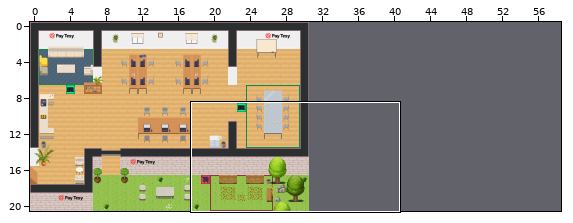
Two states of a Tiled map (JSON), map.tmj. The picture above shows the old version from afar; the outline marks the close-up.
Close-up. First the earlier version:
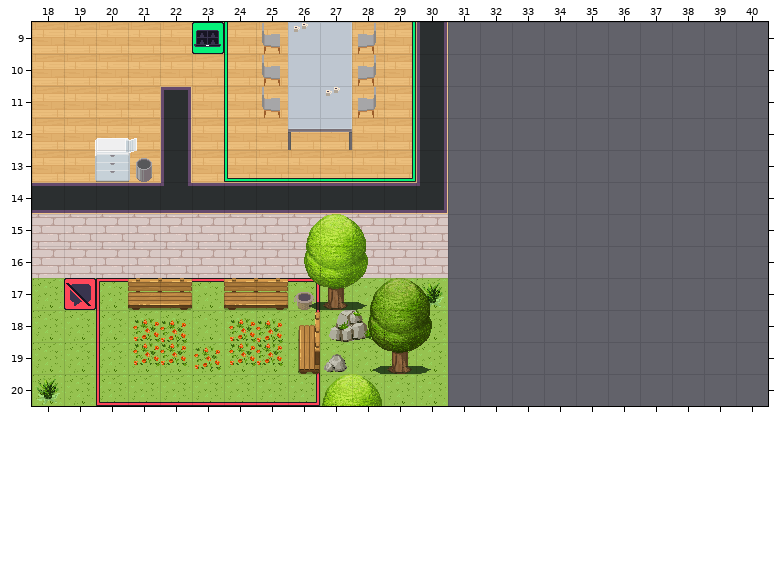
Cells are 32x32 px. Shown: x 18..40, y 9..20. The commit also changed other parts of the map, which this record leaves out. The old version is drawn lined up with the new one.
The same view after the edit:
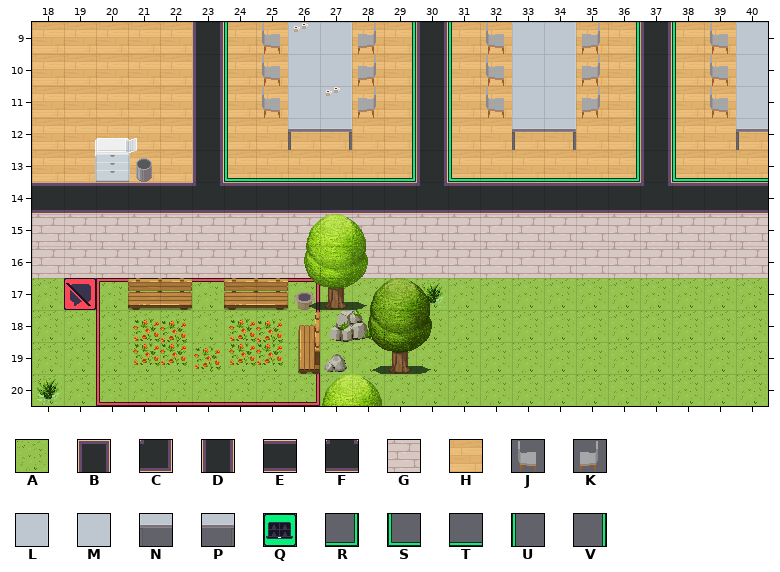
Key: from "WA_Exterior": A 628; from "WA_Room_Builder": B 31, C 54, D 102, E 104, F 110, G 310, H 350; from "WA_Seats": J 119, K 120; from "WA_Tables": L 17, M 17 flipped left-right, N 25, P 27; from "WA_User_Interface": Q 21, R 163, S 164, T 166, U 167, V 168.
_ is an empty cell.
The edit:
map size 31x21 -> 59x21 cells
Layer "floor/floor1":
y 9..11: x 31..32 __ -> HH; x 35..36 __ -> HH; x 38..39 __ -> HH
y 12..13: x 31..36 ______ -> HHHHHH; x 38..40 ___ -> HHH
y 17..20: x 31..40 __________ -> AAAAAAAAAA
Layer "floor/floor2":
y 9: x 23 Q -> _; x 31 _ -> U; x 36 _ -> V; x 38 _ -> U
y 10..12: x 31 _ -> U; x 36 _ -> V; x 38 _ -> U
y 13: x 31..36 ______ -> STTTTR; x 38..40 ___ -> STT
Layer "walls/walls1":
y 9..10: x 23 _ -> D; x 37 _ -> D
y 11: x 22..23 B_ -> _D; x 37 _ -> D
y 12..13: x 22..23 D_ -> _D; x 37 _ -> D
y 14: x 22..23 FE -> EF; x 30..40 C__________ -> FEEEEEEFEEE
y 15..16: x 31..40 __________ -> GGGGGGGGGG
Layer "furniture/furniture2":
y 9..11: x 32..35 ____ -> JMLK; x 39..40 __ -> JM
y 12: x 33..34 __ -> NP; x 40 _ -> N
Boxes around the changes in both close-ups, in picture pixels (x1, y1, x2, y2):
changed: (160, 22, 224, 186)
changed: (444, 22, 768, 406)
